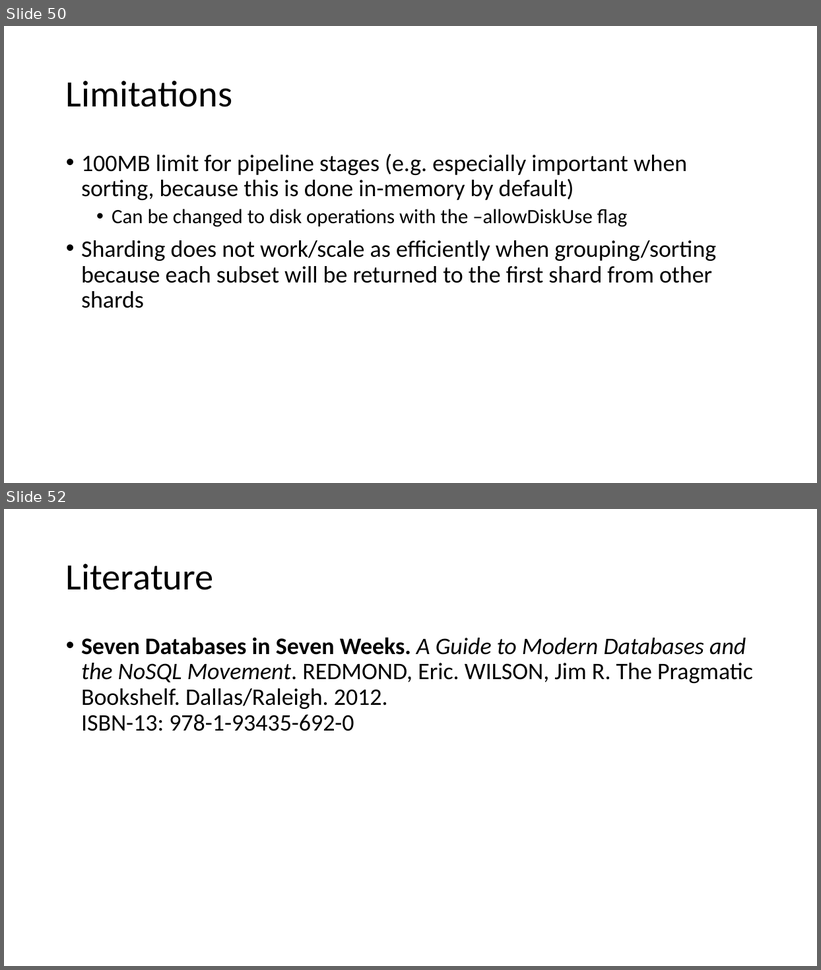
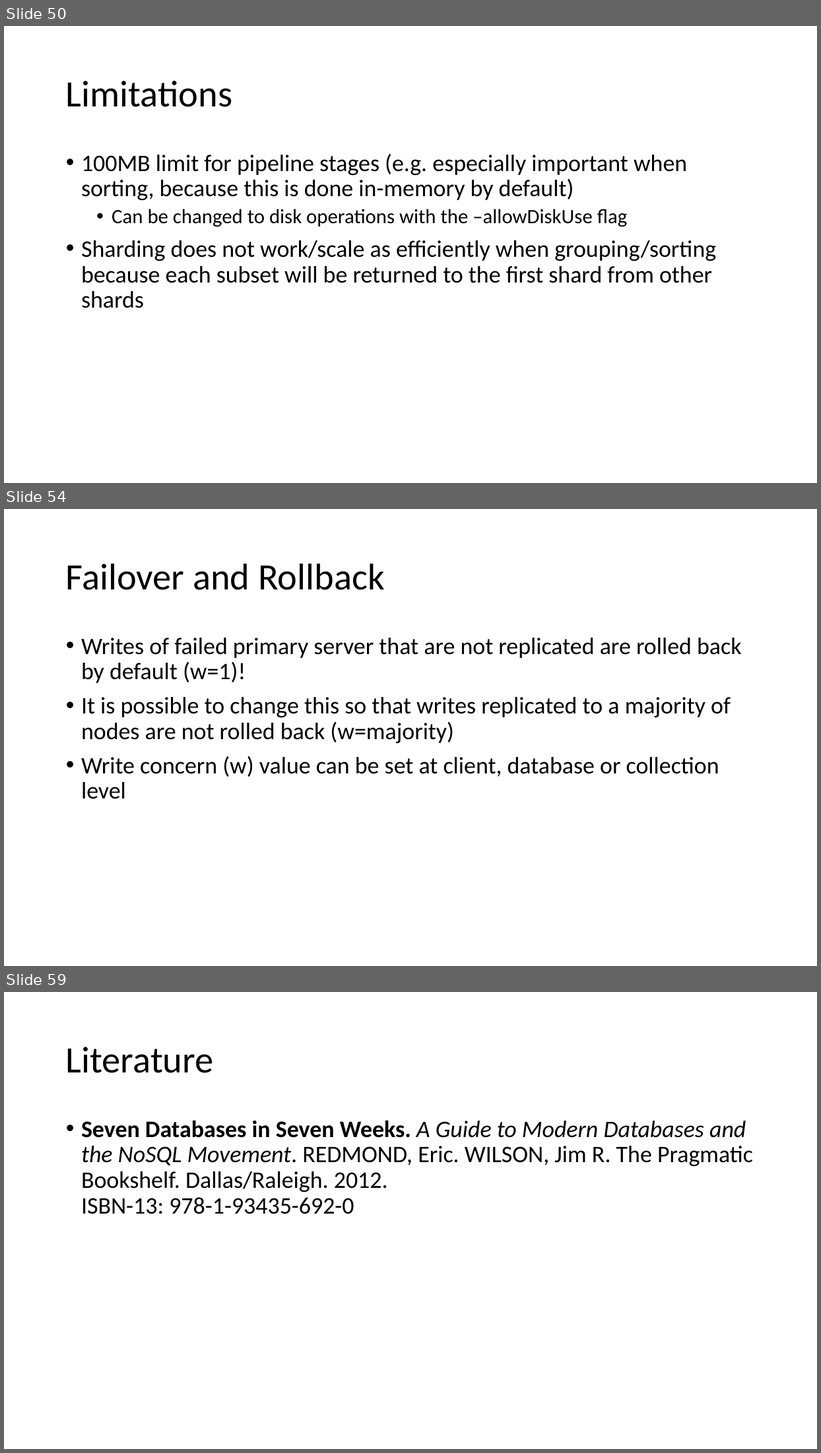
Before and after one commit to tiefenauer/m101j, a slide deck: m101j.pptx. Shown one above the other, each under a label of ours: slides 50 and 52 before the commit, slides 50, 54 and 59 after it; the slides between them are not shown. The pictures are 821x970 and 821x1453 pixels, drawn with LibreOffice and Linux fonts; fonts in the diff are those of the drawing. Boxes give left, top, right and bottom in pixels: in the first picture for what was removed or moved away, otherwise in the second. Text is boxed around its words. In the diff, an @@ line names an element or a change of style, - is before the commit and + after.

```diff
--- a/m101j.pptx
+++ b/m101j.pptx
@@ slide 54 added at [4,509,817,966], background #FFFFFF @@
@@ title added at [66,563,384,590], 44 pt, text #000000 @@
+Failover and Rollback
@@ text added at [81,638,741,799], 28 pt, text #000000 @@
+• Writes of failed primary server that are not replicated are rolled back by default (w=1)!
+• It is possible to change this so that writes replicated to a majority of nodes are not rolled back (w=majority)
+• Write concern (w) value can be set at client, database or collection level
@@ what was slide 52 is now slide 59 @@
```
Also in this commit, not shown: 6 other slides added.
